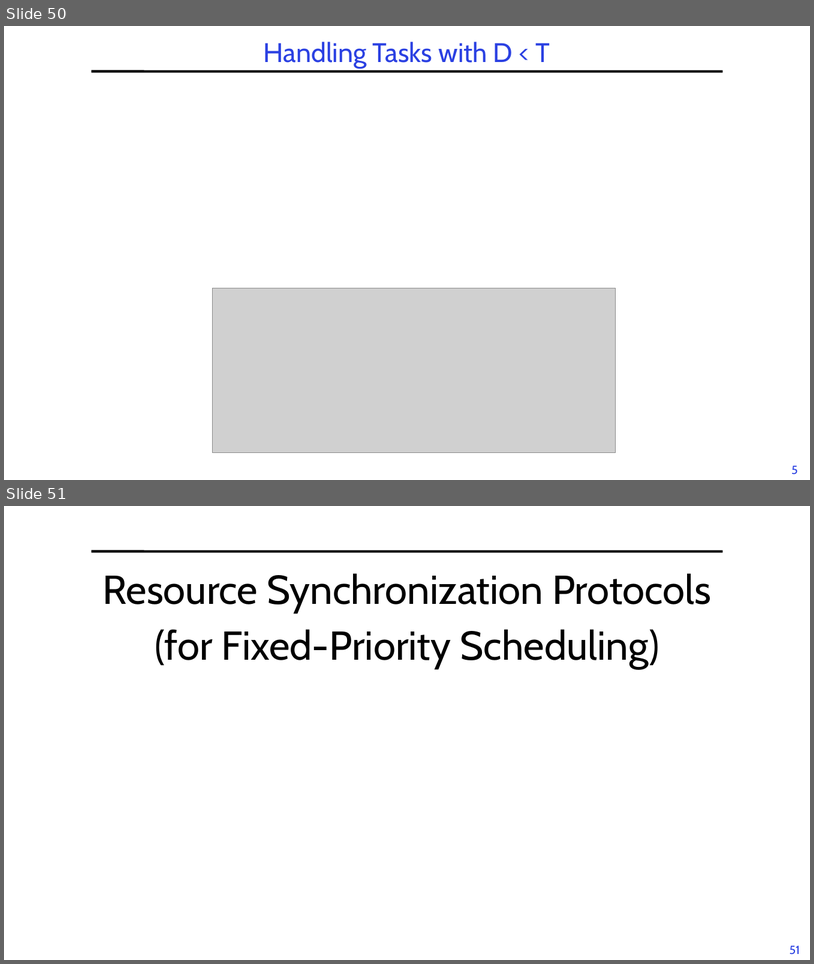
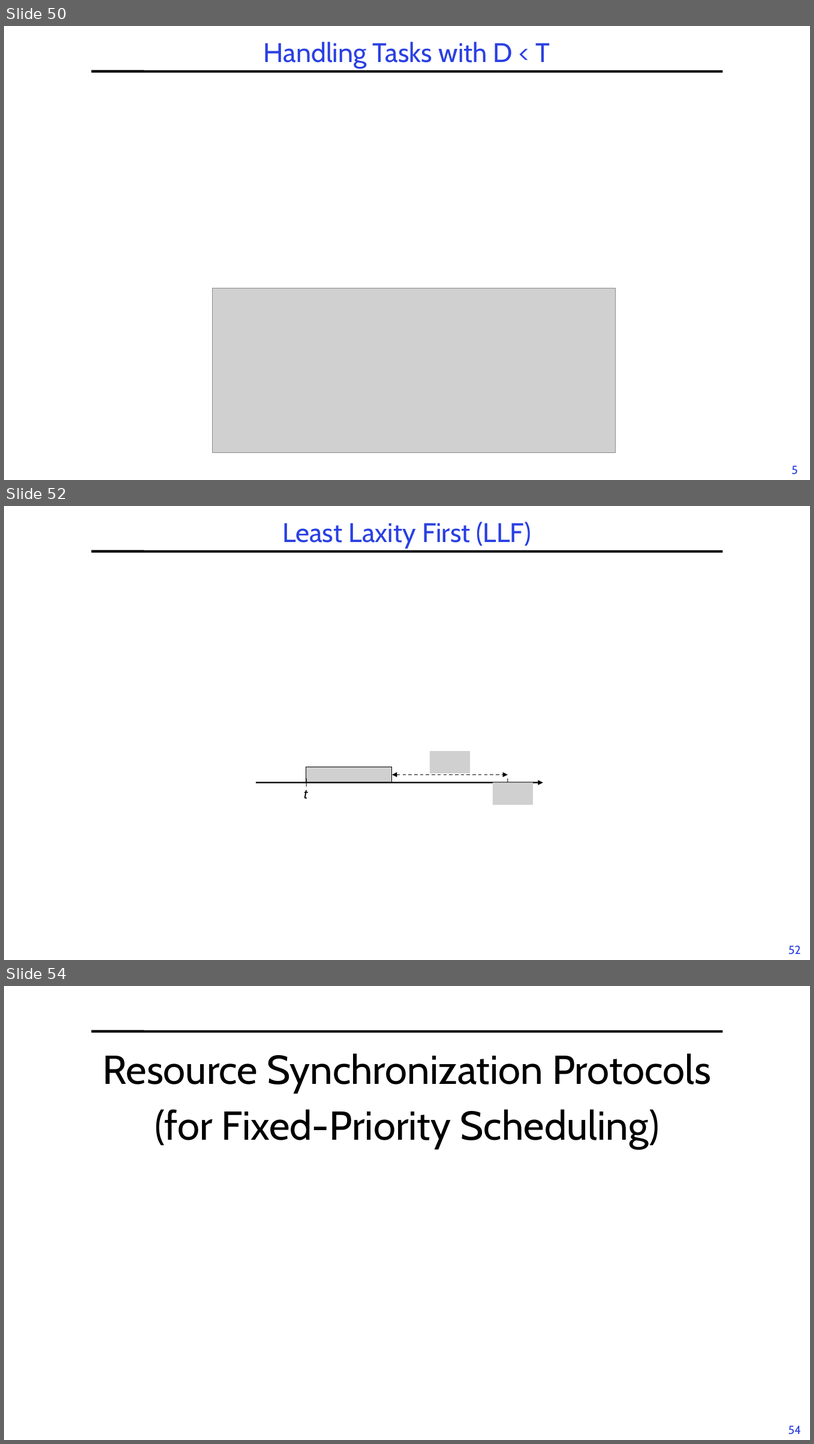
Before and after one commit to guhofstra/CSC256Fa25, a slide deck: PPTs/L6-RTScheduling.pptx. Shown one above the other, each under a label of ours: slides 50 and 51 before the commit, slides 50, 52 and 54 after it; the slides between them are not shown. The pictures are 814x964 and 814x1444 pixels, drawn with LibreOffice and Linux fonts; fonts in the diff are those of the drawing; grey boxes stand for pictures. Boxes give left, top, right and bottom in pixels: in the first picture for what was removed or moved away, otherwise in the second. Text is boxed around its words. In the diff, an @@ line names an element or a change of style, - is before the commit and + after.

```diff
--- a/PPTs/L6-RTScheduling.pptx
+++ b/PPTs/L6-RTScheduling.pptx
@@ slide 52 added at bbox=[4, 506, 810, 960], background #FFFFFF; not listed: 2 template elements that a slide beside it also shows @@
@@ title added at bbox=[282, 522, 531, 548], 32 pt, text #2A40E2 @@
+Least Laxity First (LLF)
@@ picture added at bbox=[430, 751, 470, 774] @@
@@ picture added at bbox=[306, 767, 392, 783] @@
@@ double arrow added from (392, 775) to (508, 775), #000000 1 pt dashed @@
@@ group added at bbox=[256, 778, 543, 805]: 2 lines, 1 arrow, 1 text, 1 picture @@
+t
@@ what was slide 51 is now slide 54 @@
@@ page number at bbox=[789, 1425, 802, 1434]: text changed @@
-51
+54
```
Also in this commit, not shown: 3 slides changed, 2 other slides added, 5 other files.
